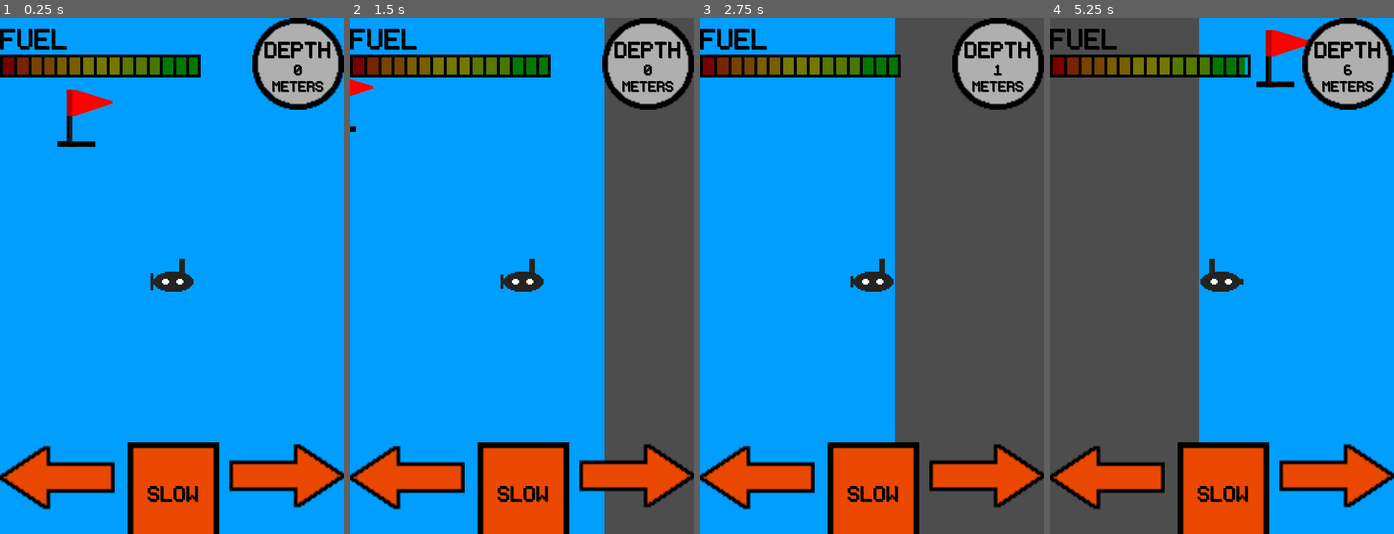
Above: before the commit, frames 1-4 (left to right).
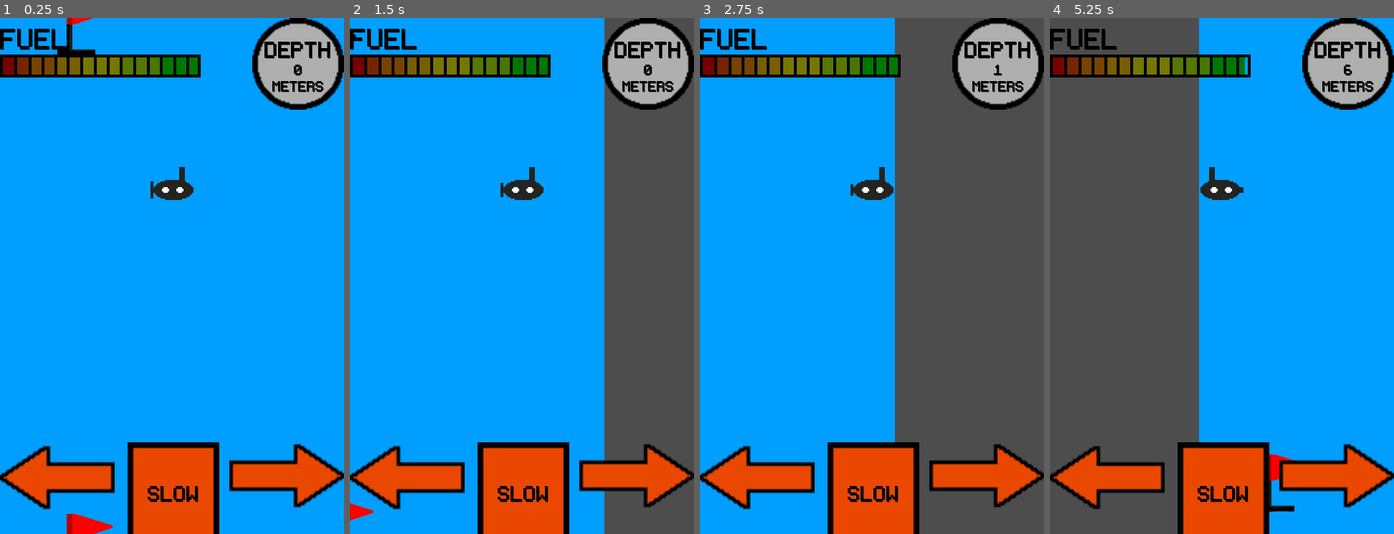
Above: after the commit, the same moments.

Repository: seb-navarro/Endless_Depth
Game: Godot game, scene res://Main/Main.tscn
Two runs of this game, one before a commit and one after it. Both use one fixed random seed, a clock stepped at 60 frames per second and the inputs below.
Inputs:
- Up to frame 1 (0.25 s): no input
- Up to frame 2 (1.5 s): hold D (move_right) 0.53-1.28 s; hold A (move_left) from 1.28 s (still down)
- Up to frame 3 (2.75 s): release A (move_left) at 2.03 s; hold D (move_right) from 2.03 s (still down)
- Up to frame 4 (5.25 s): tap Enter at 3.5 s; release D (move_right) at 3.53 s; hold A (move_left) from 3.53 s (still down)

The runs differ from the first frame. In frame 1, 2.2% of the frame differs, in the area x 16-57%, y 0-100%; in frame 2, 1.2%; in frame 3, 0.9%; in frame 4, 1.8%.

Commit message:
Created camera2d scene

Diff:
--- /dev/null
+++ b/Camera/camera_2d.tscn
@@ -0,0 +1,29 @@
+[gd_scene load_steps=4 format=3 uid="uid://tloknn2slv1w"]
+
+[ext_resource type="Script" path="res://Camera/camera_2d.gd" id="1_ur5xk"]
+[ext_resource type="PackedScene" uid="uid://1u56hh1j6n4d" path="res://Enemies/BadFish/BadFish.tscn" id="2_dymfs"]
+
+[sub_resource type="Curve2D" id="Curve2D_56ipn"]
+_data = {
+"points": PackedVector2Array(0, 0, 0, 0, 485.275, 344, 0, 0, 0, 0, 485.275, 720, 0, 0, 0, 0, 242.637, 720, 0, 0, 0, 0, 0, 720, 0, 0, 0, 0, 0, 344)
+}
+point_count = 5
+
+[node name="Camera2D" type="Camera2D"]
+position = Vector2(0, 128)
+script = ExtResource("1_ur5xk")
+enemy_scene = ExtResource("2_dymfs")
+
+[node name="EnemyTimer" type="Timer" parent="."]
+wait_time = 0.5
+
+[node name="EnemyPath" type="Path2D" parent="."]
+position = Vector2(-240, -1018.72)
+scale = Vector2(0.98913, 1.91489)
+curve = SubResource("Curve2D_56ipn")
+
+[node name="EnemySpawnLocation" type="PathFollow2D" parent="EnemyPath"]
+position = Vector2(485.275, 344)
+rotation = 1.5708
+
+[connection signal="timeout" from="EnemyTimer" to="." method="_on_enemy_timer_timeout"]
--- a/Player/Player.tscn
+++ b/Player/Player.tscn
@@ -31,8 +31,7 @@
 [ext_resource type="Texture2D" uid="uid://ceo82bkoq5a73" path="res://assets/art/player/Submarine (down-right) - Endless Depth/submarine_down_right_13.png" id="29_6ytyh"]
 [ext_resource type="Texture2D" uid="uid://bj0xomaxo8mcn" path="res://assets/art/player/Submarine (hit2).png" id="30_p0kt1"]
 [ext_resource type="Texture2D" uid="uid://fsl1xjlwvcql" path="res://assets/art/player/Submarine (Hit3).png" id="31_satwg"]
-[ext_resource type="Script" path="res://Camera/camera_2d.gd" id="32_hlgbe"]
-[ext_resource type="PackedScene" uid="uid://1u56hh1j6n4d" path="res://Enemies/BadFish/BadFish.tscn" id="33_ai6l5"]
+[ext_resource type="PackedScene" uid="uid://tloknn2slv1w" path="res://Camera/camera_2d.tscn" id="32_l4158"]
 
 [sub_resource type="SpriteFrames" id="SpriteFrames_ntpu6"]
 animations = [{
@@ -142,12 +141,6 @@
 "speed": 12.0
 }]
 
-[sub_resource type="Curve2D" id="Curve2D_56ipn"]
-_data = {
-"points": PackedVector2Array(0, 0, 0, 0, 485.275, 344, 0, 0, 0, 0, 485.275, 720, 0, 0, 0, 0, 242.637, 720, 0, 0, 0, 0, 0, 720, 0, 0, 0, 0, 0, 344)
-}
-point_count = 5
-
 [node name="Player" type="Area2D"]
 position = Vector2(240, 360)
 script = ExtResource("1_mxh4d")
@@ -164,22 +157,7 @@
 wait_time = 0.5
 one_shot = true
 
-[node name="Camera2D" type="Camera2D" parent="."]
-script = ExtResource("32_hlgbe")
-enemy_scene = ExtResource("33_ai6l5")
-
-[node name="EnemyTimer" type="Timer" parent="Camera2D"]
-wait_time = 0.5
-
-[node name="EnemyPath" type="Path2D" parent="Camera2D"]
-position = Vector2(-240, -1018.72)
-scale = Vector2(0.98913, 1.91489)
-curve = SubResource("Curve2D_56ipn")
-
-[node name="EnemySpawnLocation" type="PathFollow2D" parent="Camera2D/EnemyPath"]
-position = Vector2(485.275, 344)
-rotation = 1.5708
+[node name="Camera2D" parent="." instance=ExtResource("32_l4158")]
 
 [connection signal="body_entered" from="." to="." method="_on_body_entered"]
 [connection signal="timeout" from="HitTimer" to="." method="_on_hit_timer_timeout"]
-[connection signal="timeout" from="Camera2D/EnemyTimer" to="Camera2D" method="_on_enemy_timer_timeout"]
Not shown: 1 places in Player/Player.tscn that only renumber resources
